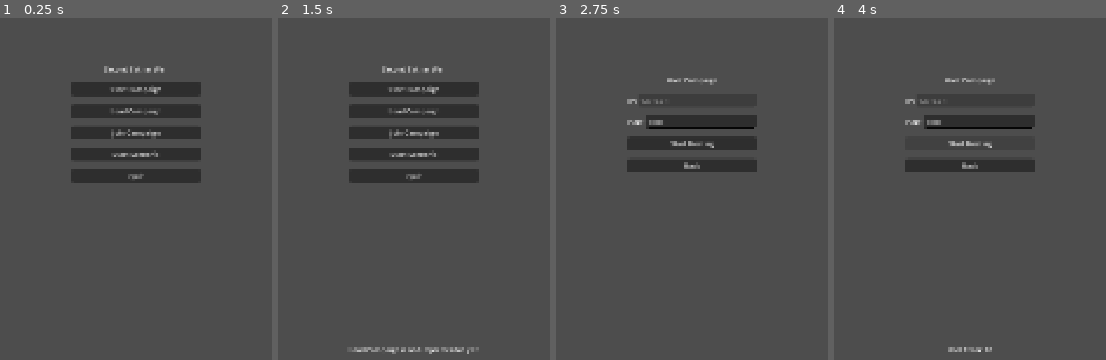
Above: before the commit, frames 1-4 (left to right).
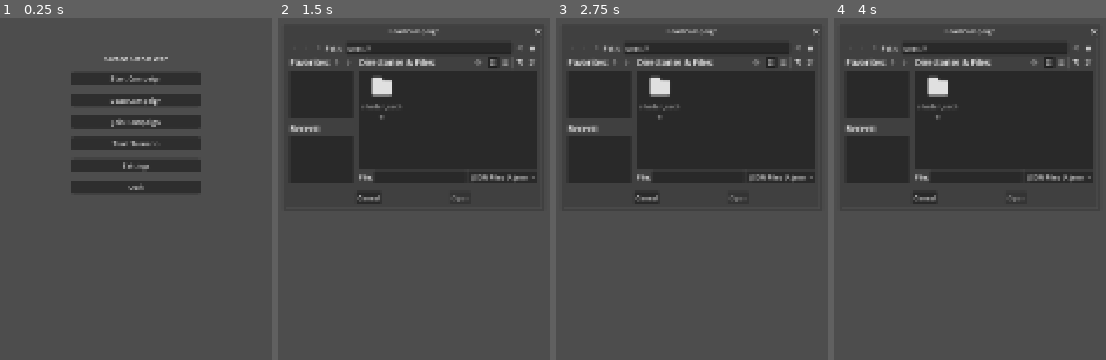
Above: after the commit, the same moments.

Repository: jjeffers/sf-kh-simulator
Game: Godot game, scene res://Scenes/MainMenu.tscn
Two runs of this game, one before a commit and one after it. Both use one fixed random seed, a clock stepped at 60 frames per second and the inputs below.
Inputs (mouse positions are in pixels of both pictures, inside the frame that each line leads up to):
- Up to frame 1 (0.25 s): no input
- Up to frame 2 (1.5 s): click "Load Campaign" at 0.5 s; click (414, 165) at 1.25 s, where only the run after the commit has a clickable "Settings"
- Up to frame 3 (2.75 s): click "Start Campaign" at 2 s
- Up to frame 4 (4 s): click (970, 79) at 2.75 s, where only the run after the commit has a clickable "Start Campaign"; click (970, 144) at 3.5 s, where only the run after the commit has a clickable "Start Scenario"

The runs differ from the first frame. In frame 1, 12% of the frame differs, in the area x 26-74%, y 11-52%; in frame 2, 24%; in frame 3, 25%; in frame 4, 26%, in the area x 3-97%, y 3-98%.

Commit message:
feat(UI): Implement Campaign menu, audio settings, and dynamic Save/Load mechanism

Diff:
--- /dev/null
+++ b/Scenes/CampaignMenu.tscn
@@ -0,0 +1,76 @@
+[gd_scene load_steps=2 format=3 uid="uid://bxcp3m38y5q2v"]
+
+[ext_resource type="Script" path="res://Scripts/CampaignMenu.gd" id="1_script"]
+
+[node name="CampaignMenu" type="CanvasLayer"]
+layer = 100
+script = ExtResource("1_script")
+
+[node name="ColorRect" type="ColorRect" parent="."]
+anchors_preset = 15
+anchor_right = 1.0
+anchor_bottom = 1.0
+grow_horizontal = 2
+grow_vertical = 2
+color = Color(0, 0, 0, 0.705882)
+
+[node name="Panel" type="Panel" parent="."]
+anchors_preset = 8
+anchor_left = 0.5
+anchor_top = 0.5
+anchor_right = 0.5
+anchor_bottom = 0.5
+offset_left = -150.0
+offset_top = -200.0
+offset_right = 150.0
+offset_bottom = 200.0
+grow_horizontal = 2
+grow_vertical = 2
+
+[node name="VBox" type="VBoxContainer" parent="Panel"]
+anchors_preset = 15
+anchor_right = 1.0
+anchor_bottom = 1.0
+offset_left = 20.0
+offset_top = 20.0
+offset_right = -20.0
+offset_bottom = -20.0
+grow_horizontal = 2
+grow_vertical = 2
+theme_override_constants/separation = 15
+alignment = 1
+
+[node name="Title" type="Label" parent="Panel/VBox"]
+layout_mode = 2
+theme_override_font_sizes/font_size = 24
+text = "Campaign Menu"
+horizontal_alignment = 1
+
+[node name="Spacer" type="Control" parent="Panel/VBox"]
+custom_minimum_size = Vector2(0, 10)
+layout_mode = 2
+
+[node name="BtnResume" type="Button" parent="Panel/VBox"]
+custom_minimum_size = Vector2(0, 40)
+layout_mode = 2
+text = "Resume"
+
+[node name="BtnSave" type="Button" parent="Panel/VBox"]
+custom_minimum_size = Vector2(0, 40)
+layout_mode = 2
+text = "Save Campaign"
+
+[node name="BtnLoad" type="Button" parent="Panel/VBox"]
+custom_minimum_size = Vector2(0, 40)
+layout_mode = 2
+text = "Load Campaign"
+
+[node name="BtnSettings" type="Button" parent="Panel/VBox"]
+custom_minimum_size = Vector2(0, 40)
+layout_mode = 2
+text = "Settings"
+
+[node name="BtnQuit" type="Button" parent="Panel/VBox"]
+custom_minimum_size = Vector2(0, 40)
+layout_mode = 2
+text = "Quit"
--- a/Scenes/MainMenu.tscn
+++ b/Scenes/MainMenu.tscn
@@ -47,6 +47,10 @@
 layout_mode = 2
 text = "Start Scenario"
 
+[node name="BtnSettings" type="Button" parent="StartupMenu"]
+layout_mode = 2
+text = "Settings"
+
 [node name="BtnQuit" type="Button" parent="StartupMenu"]
 layout_mode = 2
 text = "Quit"
--- /dev/null
+++ b/Scenes/SettingsMenu.tscn
@@ -0,0 +1,78 @@
+[gd_scene load_steps=2 format=3 uid="uid://cy81s5l8m2a7d"]
+
+[ext_resource type="Script" path="res://Scripts/SettingsMenu.gd" id="1_script"]
+
+[node name="SettingsMenu" type="CanvasLayer"]
+layer = 100
+script = ExtResource("1_script")
+
+[node name="Panel" type="Panel" parent="."]
+anchors_preset = 8
+anchor_left = 0.5
+anchor_top = 0.5
+anchor_right = 0.5
+anchor_bottom = 0.5
+offset_left = -200.0
+offset_top = -150.0
+offset_right = 200.0
+offset_bottom = 150.0
+grow_horizontal = 2
+grow_vertical = 2
+
+[node name="VBox" type="VBoxContainer" parent="Panel"]
+anchors_preset = 15
+anchor_right = 1.0
+anchor_bottom = 1.0
+offset_left = 20.0
+offset_top = 20.0
+offset_right = -20.0
+offset_bottom = -20.0
+grow_horizontal = 2
+grow_vertical = 2
+theme_override_constants/separation = 20
+alignment = 1
+
+[node name="Title" type="Label" parent="Panel/VBox"]
+layout_mode = 2
+theme_override_font_sizes/font_size = 24
+text = "Settings"
+horizontal_alignment = 1
+
+[node name="HBoxMusic" type="HBoxContainer" parent="Panel/VBox"]
+layout_mode = 2
+
+[node name="Label" type="Label" parent="Panel/VBox/HBoxMusic"]
+custom_minimum_size = Vector2(120, 0)
+layout_mode = 2
+text = "Music"
+
+[node name="MusicSlider" type="HSlider" parent="Panel/VBox/HBoxMusic"]
+layout_mode = 2
+size_flags_horizontal = 3
+max_value = 1.0
+step = 0.01
+value = 1.0
+
+[node name="HBoxSFX" type="HBoxContainer" parent="Panel/VBox"]
+layout_mode = 2
+
+[node name="Label" type="Label" parent="Panel/VBox/HBoxSFX"]
+custom_minimum_size = Vector2(120, 0)
+layout_mode = 2
+text = "Sound Effects"
+
+[node name="SFXSlider" type="HSlider" parent="Panel/VBox/HBoxSFX"]
+layout_mode = 2
+size_flags_horizontal = 3
+max_value = 1.0
+step = 0.01
+value = 1.0
+
+[node name="Spacer" type="Control" parent="Panel/VBox"]
+layout_mode = 2
+size_flags_vertical = 3
+
+[node name="CloseBtn" type="Button" parent="Panel/VBox"]
+custom_minimum_size = Vector2(0, 40)
+layout_mode = 2
+text = "Close"
--- a/Scripts/CampaignManager.gd
+++ b/Scripts/CampaignManager.gd
@@ -223,8 +223,7 @@
 		for i in range(count):
 			var data = {
 				"name": "%s %s %d" % [fleet.faction, ship_class, fleet.ships.size() + 1],
-				"class": ship_class,
-				"hull": 100 # Percentage or full max hull logic can be applied later when moving to tactical
+				"class": ship_class
 			}
 			fleet.ships.append(data)
 
@@ -422,3 +421,48 @@
 		return 2 # UPF Victory
 
 	return 0 # Ongoing
+
+func save_campaign(file_path: String = "user://campaign_save.json") -> bool:
+	var state = serialize_state()
+	var file = FileAccess.open(file_path, FileAccess.WRITE)
+	if file:
+		var json = JSON.stringify(state, "\t")
+		file.store_string(json)
+		file.close()
+		return true
+	return false
+
+func load_campaign(file_path: String = "user://campaign_save.json") -> bool:
+	if not FileAccess.file_exists(file_path):
+		return false
+
+	var file = FileAccess.open(file_path, FileAccess.READ)
+	if file:
+		var json_string = file.get_as_text()
+		var json = JSON.new()
+		var error = json.parse(json_string)
+		if error == OK:
+			deserialize_state(json.data)
+			file.close()
+
+			if multiplayer.is_server() and has_node("/root/NetworkManager"):
+				var nm = get_node("/root/NetworkManager")
+				nm.sync_campaign_state.rpc(json.data)
+			return true
+	return false
+
+func deserialize_state(state_data: Dictionary):
+	current_day = state_data.get("current_day", 1)
+	destroyed_stations_count = state_data.get("destroyed_stations", 0)
+	destroyed_fortresses_count = state_data.get("destroyed_fortresses", 0)
+
+	active_encounters.clear()
+	for e in state_data.get("active_encounters", []):
+		active_encounters.append(e)
+
+	fleets.clear()
+	var fleets_arr = state_data.get("fleets", [])
+	for f_data in fleets_arr:
+		var fleet = CampaignFleet.new("", "", "")
+		fleet.deserialize(f_data)
+		fleets.append(fleet)
--- a/Scripts/CampaignMap.gd
+++ b/Scripts/CampaignMap.gd
@@ -83,6 +83,13 @@
 		_focus_camera_on_system(selected_system_id)
 
 func _input(event):
+	if event.is_action_pressed("ui_cancel") and not has_node("CampaignMenu"):
+		var menu_scn = load("res://Scenes/CampaignMenu.tscn").instantiate()
+		menu_scn.name = "CampaignMenu"
+		add_child(menu_scn)
+		get_viewport().set_input_as_handled()
+		return
+
 	# Prioritize Map Panning over UI Element focus navigation
 	if event is InputEventKey:
 		var handled_arrow = false
--- /dev/null
+++ b/Scripts/CampaignMenu.gd
@@ -0,0 +1,85 @@
+extends CanvasLayer
+
+@onready var btn_resume = $Panel/VBox/BtnResume
+@onready var btn_save = $Panel/VBox/BtnSave
+@onready var btn_load = $Panel/VBox/BtnLoad
+@onready var btn_settings = $Panel/VBox/BtnSettings
+@onready var btn_quit = $Panel/VBox/BtnQuit
+
+signal closed
+
+func _ready():
+	_update_buttons()
+	btn_resume.pressed.connect(_on_resume)
+	btn_save.pressed.connect(_on_save)
+	btn_load.pressed.connect(_on_load)
+	btn_settings.pressed.connect(_on_settings)
+	btn_quit.pressed.connect(_on_quit)
+
+func _update_buttons():
+	if multiplayer.is_server():
+		btn_save.disabled = false
+		btn_load.disabled = false
+	else:
+		btn_save.disabled = true
+		btn_load.disabled = true
+		btn_save.tooltip_text = "Only the Host can save the campaign."
+		btn_load.tooltip_text = "Only the Host can load a campaign."
+
+func _on_resume():
+	closed.emit()
+	queue_free()
+
+func _on_save():
+	if multiplayer.is_server():
+		var fd = FileDialog.new()
+		fd.file_mode = FileDialog.FILE_MODE_SAVE_FILE
+		fd.access = FileDialog.ACCESS_USERDATA
+		fd.current_dir = "user://"
+		fd.filters = PackedStringArray(["*.json ; JSON Files"])
+		fd.title = "Save Campaign"
+		fd.use_native_dialog = true
+		fd.file_selected.connect(func(path):
+			if CampaignManager.save_campaign(path):
+				ConsoleManager.log_message("[color=green]Campaign saved successfully to %s.[/color]" % path.get_file())
+			else:
+				ConsoleManager.log_message("[color=red]Failed to save campaign.[/color]")
+			fd.queue_free()
+		)
+		fd.canceled.connect(func(): fd.queue_free())
+		add_child(fd)
+		fd.popup_centered(Vector2(600, 400))
+
+func _on_load():
+	if multiplayer.is_server():
+		var fd = FileDialog.new()
+		fd.file_mode = FileDialog.FILE_MODE_OPEN_FILE
+		fd.access = FileDialog.ACCESS_USERDATA
+		fd.current_dir = "user://"
+		fd.filters = PackedStringArray(["*.json ; JSON Files"])
+		fd.title = "Load Campaign"
+		fd.use_native_dialog = true
+		fd.file_selected.connect(func(path):
+			if CampaignManager.load_campaign(path):
+				ConsoleManager.log_message("[color=green]Campaign loaded successfully from %s.[/color]" % path.get_file())
+			else:
+				ConsoleManager.log_message("[color=red]Failed to load campaign.[/color]")
+			fd.queue_free()
+		)
+		fd.canceled.connect(func(): fd.queue_free())
+		add_child(fd)
+		fd.popup_centered(Vector2(600, 400))
+
+func _on_settings():
+	var settings_scn = load("res://Scenes/SettingsMenu.tscn").instantiate()
+	add_child(settings_scn)
+
+func _on_quit():
+	# Return to main menu cleanly
+	get_tree().change_scene_to_file("res://Scenes/MainMenu.tscn")
+	# If networked, disconnect
+	if multiplayer.multiplayer_peer != null:
+		multiplayer.multiplayer_peer.close()
+		multiplayer.multiplayer_peer = null
+
+	queue_free()
--- a/Scripts/GameManager.gd
+++ b/Scripts/GameManager.gd
@@ -779,40 +779,49 @@
 
 	audio_laser = AudioStreamPlayer.new()
 	audio_laser.stream = load("res://Assets/Audio/laser.mp3")
+	audio_laser.bus = "SFX"
 	add_child(audio_laser)
 
 	audio_hit = AudioStreamPlayer.new()
 	audio_hit.stream = load("res://Assets/Audio/hit.mp3")
+	audio_hit.bus = "SFX"
 	add_child(audio_hit)
 
 	audio_beep = AudioStreamPlayer.new()
 	audio_beep.stream = load("res://Assets/Audio/short-low-beep.mp3")
+	audio_beep.bus = "SFX"
 	add_child(audio_beep)
 
 	audio_action_complete = AudioStreamPlayer.new()
 	audio_action_complete.stream = load("res://Assets/Audio/short-next-selection.mp3")
+	audio_action_complete.bus = "SFX"
 	add_child(audio_action_complete)
 
 	audio_phase_change = AudioStreamPlayer.new()
 	# 'short-sound.mp3' was missing, using 'short-computer.mp3'
 	audio_phase_change.stream = load("res://Assets/Audio/short-computer.mp3")
+	audio_phase_change.bus = "SFX"
 	add_child(audio_phase_change)
 
 	audio_ship_select = AudioStreamPlayer.new()
 	audio_ship_select.stream = load("res://Assets/Audio/short-departure.mp3")
+	audio_ship_select.bus = "SFX"
 	add_child(audio_ship_select)
 
 	audio_repair_roll = AudioStreamPlayer.new()
+	audio_repair_roll.bus = "SFX"
 	if not OS.get_cmdline_args().has("--headless") and FileAccess.file_exists("res://Assets/Audio/glitch-sound-short.mp3.import"):
 		audio_repair_roll.stream = load("res://Assets/Audio/glitch-sound-short.mp3")
 	add_child(audio_repair_roll)
 
 	audio_repair_success = AudioStreamPlayer.new()
+	audio_repair_success.bus = "SFX"
 	if not OS.get_cmdline_args().has("--headless") and FileAccess.file_exists("res://Assets/Audio/made-repair.mp3.import"):
 		audio_repair_success.stream = load("res://Assets/Audio/made-repair.mp3")
 	add_child(audio_repair_success)
 
 	audio_repair_failure = AudioStreamPlayer.new()
+	audio_repair_failure.bus = "SFX"
 	if not OS.get_cmdline_args().has("--headless") and FileAccess.file_exists("res://Assets/Audio/failed-repair.mp3.import"):
 		audio_repair_failure.stream = load("res://Assets/Audio/failed-repair.mp3")
 	add_child(audio_repair_failure)
--- a/Scripts/MainMenu.gd
+++ b/Scripts/MainMenu.gd
@@ -14,6 +14,7 @@
 @onready var btn_load_campaign = $StartupMenu/BtnLoadCampaign
 @onready var btn_join_campaign = $StartupMenu/BtnJoinCampaign
 @onready var btn_start_scenario = $StartupMenu/BtnStartScenario
+@onready var btn_settings = $StartupMenu/BtnSettings
 @onready var btn_quit = $StartupMenu/BtnQuit
 
 @onready var host_ip_input = $CampaignHostMenu/HBoxIP/HostIPInput
@@ -37,6 +38,8 @@
 	btn_load_campaign.pressed.connect(_on_btn_load_campaign)
 	btn_join_campaign.pressed.connect(_on_btn_join_campaign)
 	btn_start_scenario.pressed.connect(_on_btn_start_scenario)
+	if btn_settings:
+		btn_settings.pressed.connect(_on_btn_settings)
 	btn_quit.pressed.connect(_on_quit_pressed)
 
 	btn_host_start.pressed.connect(_on_campaign_host_start)
@@ -98,7 +101,37 @@
 	_show_menu("campaign_host")
 
 func _on_btn_load_campaign():
-	status_label.text = "Load Campaign is not implemented yet."
+	var fd = FileDialog.new()
+	fd.file_mode = FileDialog.FILE_MODE_OPEN_FILE
+	fd.access = FileDialog.ACCESS_USERDATA
+	fd.current_dir = "user://"
+	fd.filters = PackedStringArray(["*.json ; JSON Files"])
+	fd.title = "Load Campaign"
+	fd.use_native_dialog = true
+	fd.file_selected.connect(func(path):
+		target_lobby_scene = "res://Scenes/CampaignMap.tscn"
+		NetworkManager.lobby_data["game_mode"] = "campaign"
+
+		# Automatically host locally so we bypass the lobby and re-hydrate
+		var err = NetworkManager.host_game(7000)
+		if err != OK:
+			status_label.text = "Error hosting restored game: %s" % err
+			fd.queue_free()
+			return
+
+		if CampaignManager.load_campaign(path):
+			get_tree().change_scene_to_file("res://Scenes/CampaignMap.tscn")
+		else:
+			status_label.text = "Failed to load campaign from %s" % path.get_file()
+		fd.queue_free()
+	)
+	fd.canceled.connect(func(): fd.queue_free())
+	add_child(fd)
+	fd.popup_centered(Vector2(600, 400))
+
+func _on_btn_settings():
+	var settings_scn = load("res://Scenes/SettingsMenu.tscn").instantiate()
+	add_child(settings_scn)
 
 func _on_btn_join_campaign():
 	_show_menu("campaign_join")
--- a/Scripts/MusicManager.gd
+++ b/Scripts/MusicManager.gd
@@ -6,7 +6,7 @@
 func _ready():
 	_player = AudioStreamPlayer.new()
 	add_child(_player)
-	_player.bus = "Master" # Or "Music" if we had one
+	_player.bus = "Music"
 
 func play_music(stream_path: String, volume_db: float = 0.0, fade_in: float = 0.0):
 	var stream = load(stream_path)
--- /dev/null
+++ b/Scripts/SettingsMenu.gd
@@ -0,0 +1,35 @@
+extends CanvasLayer
+
+@onready var music_slider = $Panel/VBox/HBoxMusic/MusicSlider
+@onready var sfx_slider = $Panel/VBox/HBoxSFX/SFXSlider
+@onready var close_btn = $Panel/VBox/CloseBtn
+
+var music_bus: int
+var sfx_bus: int
+
+signal closed
+
+func _ready():
+	music_bus = AudioServer.get_bus_index("Music")
+	sfx_bus = AudioServer.get_bus_index("SFX")
+
+	close_btn.pressed.connect(_on_close_pressed)
+	music_slider.value_changed.connect(_on_music_changed)
+	sfx_slider.value_changed.connect(_on_sfx_changed)
+
+	if music_bus >= 0:
+		music_slider.value = db_to_linear(AudioServer.get_bus_volume_db(music_bus))
+	if sfx_bus >= 0:
+		sfx_slider.value = db_to_linear(AudioServer.get_bus_volume_db(sfx_bus))
+
+func _on_music_changed(value: float):
+	if music_bus >= 0:
+		AudioServer.set_bus_volume_db(music_bus, linear_to_db(value))
+
+func _on_sfx_changed(value: float):
+	if sfx_bus >= 0:
+		AudioServer.set_bus_volume_db(sfx_bus, linear_to_db(value))
+
+func _on_close_pressed():
+	closed.emit()
+	queue_free()
--- /dev/null
+++ b/default_bus_layout.tres
@@ -0,0 +1,15 @@
+[gd_resource type="AudioBusLayout" format=3 uid="uid://cx6q8d7d3d2a7"]
+
+[resource]
+bus/1/name = &"Music"
+bus/1/solo = false
+bus/1/mute = false
+bus/1/bypass_fx = false
+bus/1/volume_db = 0.0
+bus/1/send = &"Master"
+bus/2/name = &"SFX"
+bus/2/solo = false
+bus/2/mute = false
+bus/2/bypass_fx = false
+bus/2/volume_db = 0.0
+bus/2/send = &"Master"
--- a/project.godot
+++ b/project.godot
@@ -11,6 +11,10 @@
 [animation]
 
 compatibility/default_parent_skeleton_in_mesh_instance_3d=true
+
+[audio]
+
+buses/default_bus_layout="res://default_bus_layout.tres"
 
 [application]
 
--- a/test_debug.gd
+++ /dev/null
@@ -1,23 +0,0 @@
-extends SceneTree
-
-func _init():
-    var gm = load("res://Scripts/GameManager.gd").new()
-    var Ship = load("res://Scripts/Ship.gd")
-    var target = Ship.new()
-    target.name = "USSEnterprise"
-    target.side_id = 1
-    target.icm_max = 3
-    target.icm_current = 3
-
-    gm.add_child(target)
-    gm.ships.append(target)
-
-    gm.my_side_id = 1
-    gm.ui_layer = CanvasLayer.new()
-    gm.add_child(gm.ui_layer)
-
-    print("BEFORE TRIGGER: target_name = ", target.name)
-    gm._trigger_icm_decision("Enemy Ship", "Torpedo", "Torpedo", 80, target, [target])
-    print("AFTER TRIGGER: panel_icm = ", gm.panel_icm)
-
-    quit()
--- a/test_get_hexes.gd
+++ /dev/null
@@ -1,11 +0,0 @@
-extends SceneTree
-
-func _init():
-var scenario_manager = preload("res://Scripts/ScenarioManager.gd").new()
-var test_ship = {"ship_class": "Assault Scout", "name": "Rapier", "side_id": 0}
-var ships = [test_ship]
-# test battle_of_kenzah, side 0
-NetworkManager.lobby_data = {"scenario": "battle_of_kenzah"}
-var hexes = scenario_manager.get_valid_deployment_hexes(0, ships, [], test_ship)
-print("HEXES FOR BATTLE OF KENZAH UPF: ", hexes.size())
-quit()
--- a/test_load.gd
+++ /dev/null
@@ -1,9 +0,0 @@
-extends SceneTree
-
-func _init():
-	var gm = load("res://Scripts/GameManager.gd")
-	if gm == null:
-		print("FAILED TO LOAD GAMEMANAGER")
-	else:
-		print("SUCCESSFULLY LOADED GAMEMANAGER")
-	quit()
--- a/test_parse.gd
+++ /dev/null
@@ -1,12 +0,0 @@
-extends SceneTree
-func _init():
-    var script = load("res://Scripts/ComputerOpponent.gd")
-    if script:
-        var inst = script.new()
-        if inst:
-            print("ComputerOpponent instantiated successfully")
-        else:
-            print("ComputerOpponent failed to instantiate")
-    else:
-        print("ComputerOpponent failed to load")
-    quit()
--- a/test_ui_tree.gd
+++ /dev/null
@@ -1,7 +0,0 @@
-extends SceneTree
-
-func _init():
-    var gm = load("res://Scripts/GameManager.gd").new()
-    print("Testing UI initialization...")
-    # We can't easily instantiate the whole game headlessly and check the UI tree if it requires the scene.
-    quit()
--- a/test_valid_hexes.gd
+++ /dev/null
@@ -1,29 +0,0 @@
-extends SceneTree
-
-func _init():
-	var scenario_manager = preload("res://Scripts/ScenarioManager.gd").new()
-
-	# Stub out hex grid to prevent errors when parsing
-	# Note: since ScenarioManager uses static functions, we can call it directly on the class
-
-	NetworkManager.lobby_data = {"scenario": "battle_of_kenzah"}
-
-	# Create a dummy ship
-	var test_ship = Node.new()
-	test_ship.set_script(preload("res://Scripts/Ship.gd"))
-	test_ship.ship_class = "Assault Scout"
-	test_ship.name = "Rapier"
-
-	var ships = [test_ship]
-
-	# Call static function via class (assuming the script itself is the class)
-	var sc = preload("res://Scripts/ScenarioManager.gd")
-	var hexes = sc.get_valid_deployment_hexes(0, ships, [], test_ship)
-
-	print("\n\n=== HEXES FOR BATTLE OF KENZAH UPF ===")
-	print("Size of valid_hexes: ", hexes.size())
-	if hexes.size() > 0:
-		print("Sample hexes: ", hexes[0], hexes[1])
-	print("=========================================\n\n")
-
-	quit()
Not shown, removed: client_log.txt
Not shown, removed: custom_log.txt
Not shown, removed: host_log.txt
Not shown, removed: logs.txt
Not shown, removed: logs_final.txt
Not shown, removed: user_log.txt
Not shown, removed: debug_client.log
Not shown, removed: debug_host.log
Not shown, changed: docs/second-sathar-war.md
